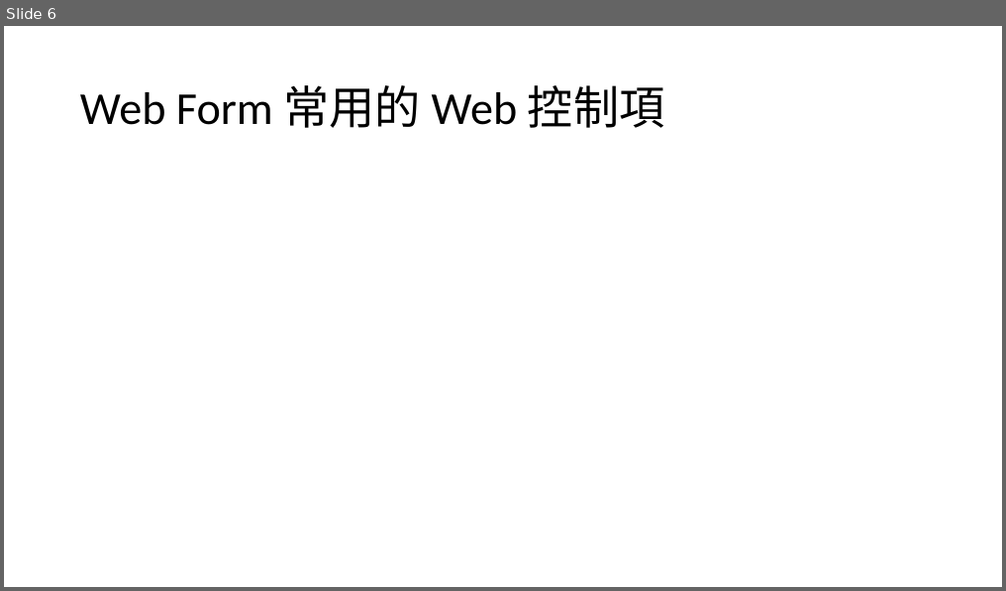
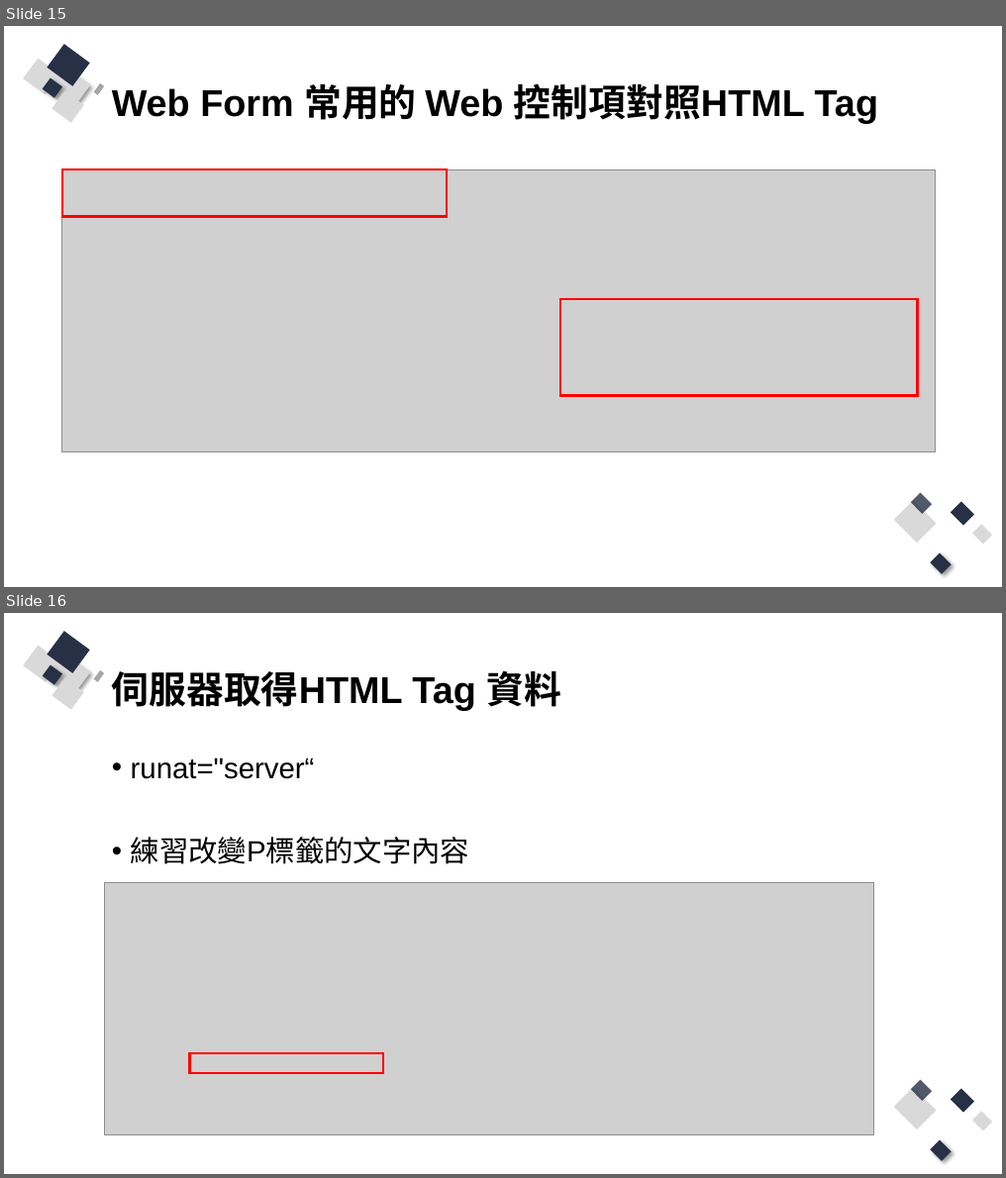
Before and after one commit to Q81JIAXIONG/-, a slide deck: 投影片/2.asp.net webform 框架.pptx. Shown one above the other, each under a label of ours: slide 6 before the commit, slides 15 and 16 after it. The pictures are 1006x591 and 1006x1178 pixels, drawn with LibreOffice and Linux fonts; fonts in the diff are those of the drawing; grey boxes stand for pictures. Boxes give left, top, right and bottom in pixels: in the first picture for what was removed or moved away, otherwise in the second. Text is boxed around its words. In the diff, an @@ line names an element or a change of style, - is before the commit and + after.

Commit message:
準備第3周內容大綱

```diff
--- a/投影片/2.asp.net webform 框架.pptx
+++ b/投影片/2.asp.net webform 框架.pptx
@@ slide 16 added at (x1=4, y1=613, x2=1002, y2=1174), background #FFFFFF; not listed: 13 template elements that a slide beside it also shows @@
@@ title added at (x1=112, y1=670, x2=561, y2=710), 36 pt, text #000000, bold @@
+伺服器取得HTML Tag 資料
@@ text added at (x1=131, y1=758, x2=470, y2=864), 28 pt, text #000000 @@
+• runat="server“
+• 練習改變P標籤的文字內容
@@ picture added at (x1=104, y1=882, x2=874, y2=1136) @@
@@ rectangle added at (x1=190, y1=1054, x2=383, y2=1073), outline #FF0000 2.25 pt @@
@@ what was slide 6 is now slide 15 @@
@@ slide 15 changed as well @@
@@ title at (x1=112, y1=83, x2=878, y2=123): text changed; size 44 to 36 pt; font Calibri to Arial; bold on @@
-Web Form 常用的 Web 控制項
+Web Form 常用的 Web 控制項對照HTML Tag
@@ group added at (x1=24, y1=44, x2=105, y2=122): 8 rectangles @@
@@ picture added at (x1=62, y1=170, x2=936, y2=452) @@
@@ rectangle added at (x1=62, y1=170, x2=448, y2=217), outline #FF0000 2.25 pt @@
@@ rectangle added at (x1=560, y1=299, x2=918, y2=396), outline #FF0000 2.25 pt @@
@@ group added at (x1=894, y1=493, x2=993, y2=574): 5 rectangles @@
```
Also in this commit, not shown: 7 other slides changed, 32 other slides added, 20 slides removed, 23 other files.
